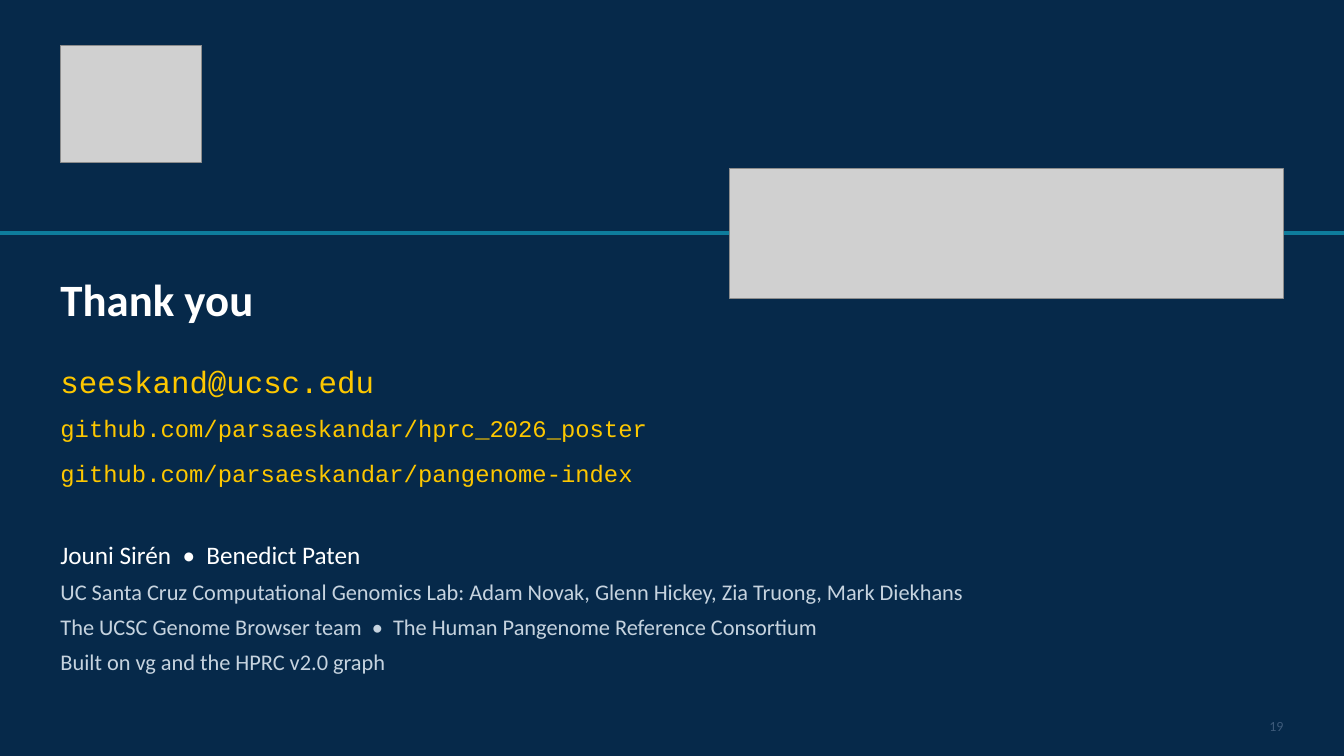
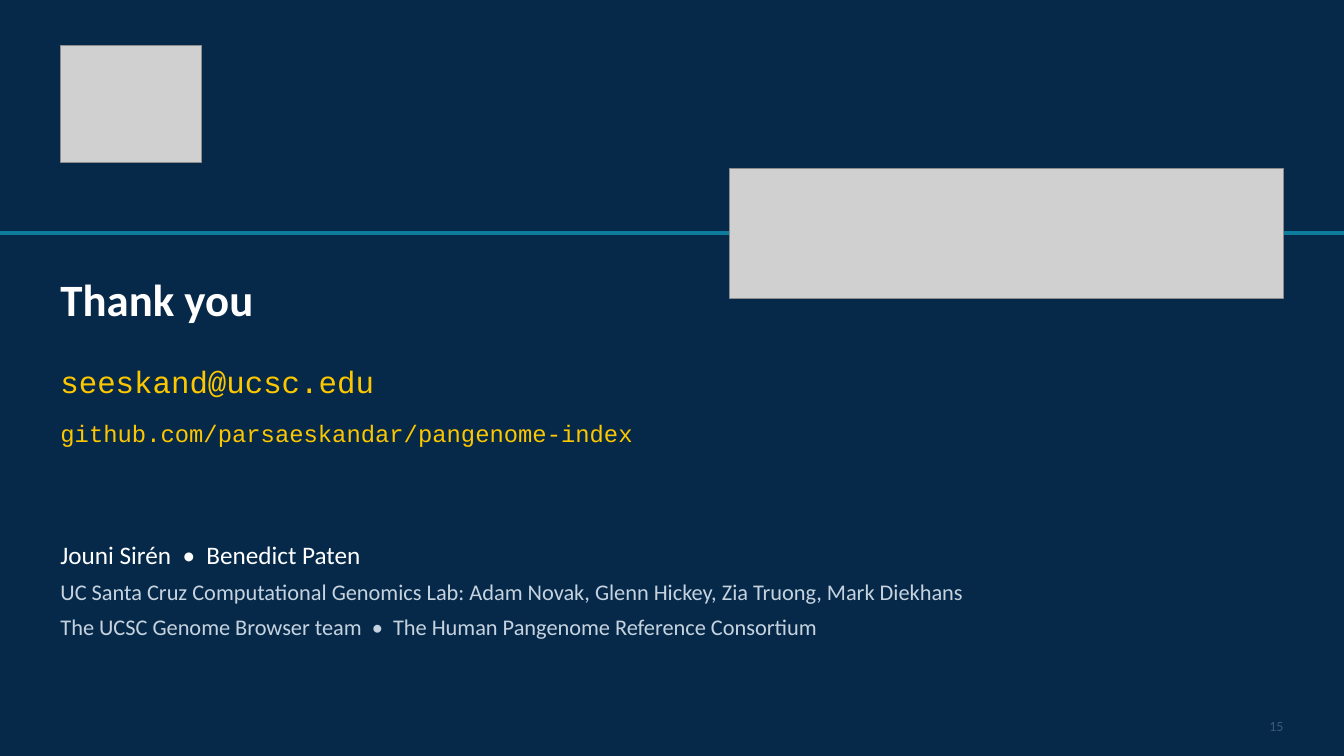
Before and after one commit to parsaeskandar/hprc_2026_poster, a slide deck: slide 15 of talk/HPRC2026_talk.pptx (slide 19 before the commit). Drawn at 1344x756 pixels with LibreOffice and Linux fonts; fonts in the diff are those of the drawing; grey boxes stand for pictures. Boxes give left, top, right and bottom in pixels: in the first picture for what was removed or moved away, otherwise in the second. Text is boxed around its words. In the diff, an @@ line names an element or a change of style, - is before the commit and + after.

```diff
--- a/talk/HPRC2026_talk.pptx
+++ b/talk/HPRC2026_talk.pptx
@@ text "github.com/parsaeskandar/pangenome-index": place and size @@
-text "github.com/parsaeskandar/pangenome-index" at box(60, 465, 632, 487)
+text "github.com/parsaeskandar/pangenome-index" at box(60, 424, 632, 447)
@@ text removed at box(60, 419, 646, 442) @@
-github.com/parsaeskandar/hprc_2026_poster
@@ text at box(60, 654, 385, 674): paragraph removed @@
-Built on vg and the HPRC v2.0 graph
```
Also in this commit, not shown: 12 other slides changed, 5 slides added, 11 slides removed, 4 other files.
